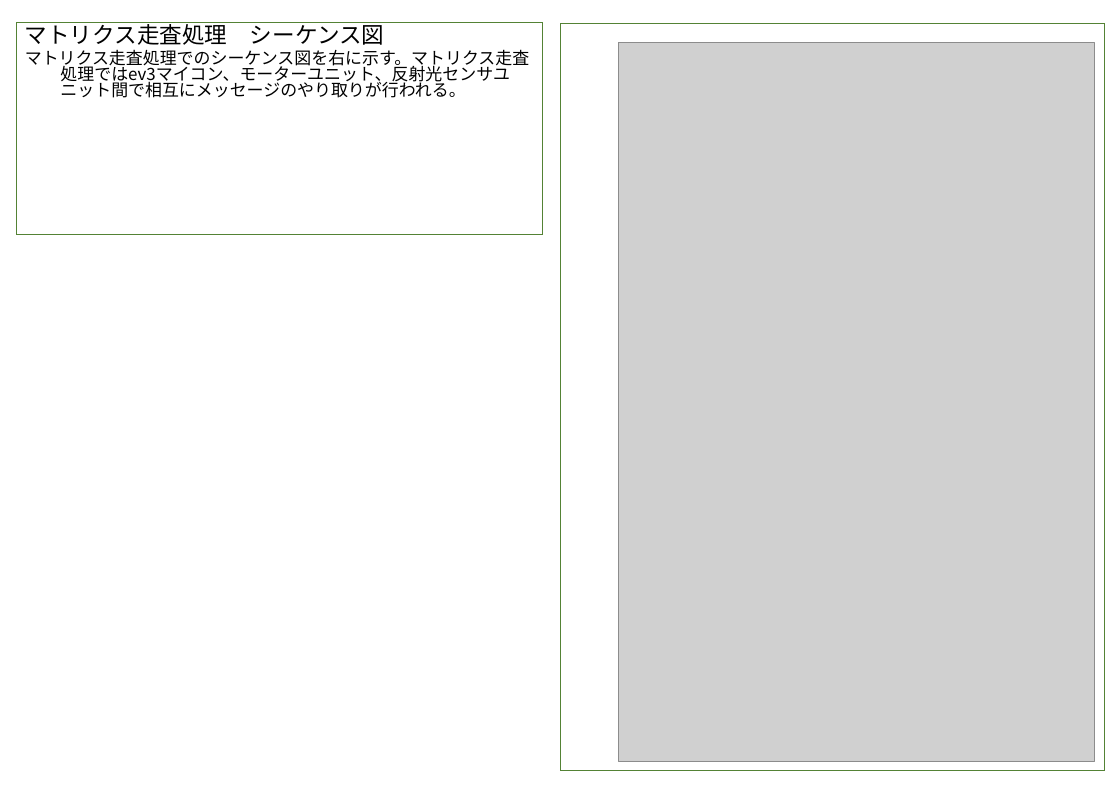
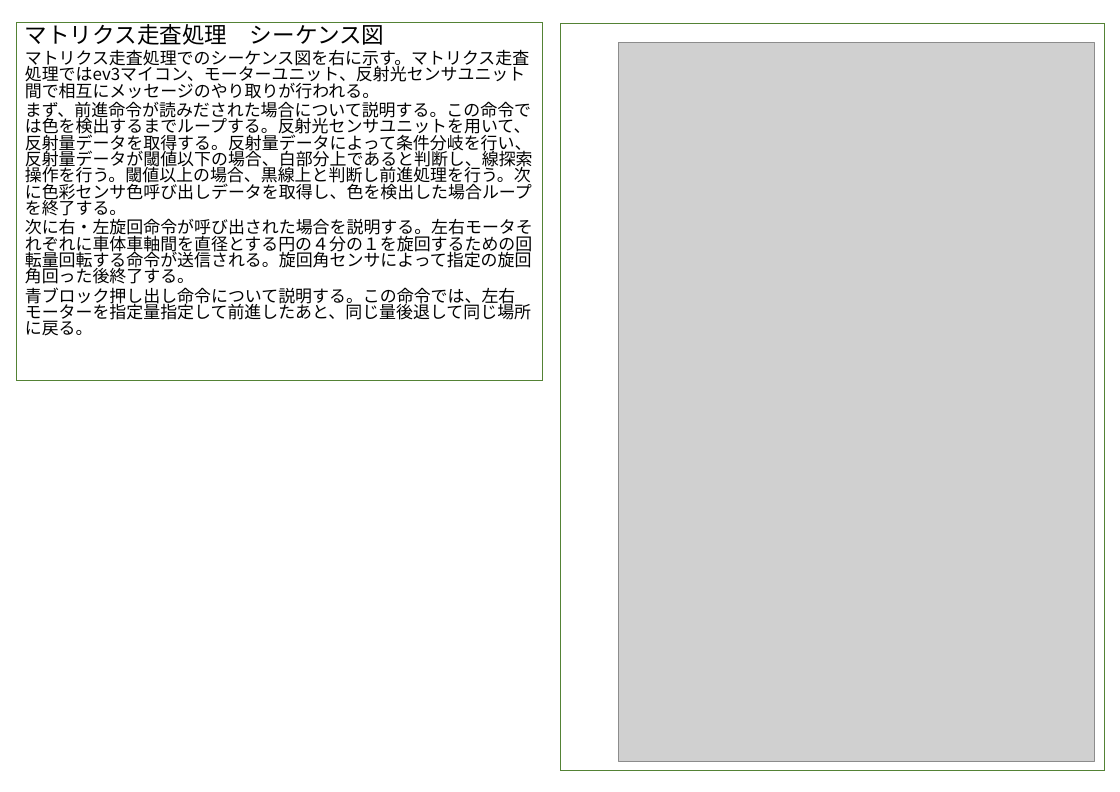
Before and after one commit to SSS-etrobo-2023/master, a slide deck: slide 5 of document/PRI_040_RWKYI.pptx (slide 6 before the commit). Drawn at 1120x792 pixels with LibreOffice and Linux fonts; fonts in the diff are those of the drawing; grey boxes stand for pictures. Boxes give left, top, right and bottom in pixels: in the first picture for what was removed or moved away, otherwise in the second. Text is boxed around its words. In the diff, an @@ line names an element or a change of style, - is before the commit and + after.

Commit message:
モデル図 マージ

```diff
--- a/document/PRI_040_RWKYI.pptx
+++ b/document/PRI_040_RWKYI.pptx
@@ rectangle "マトリクス走査処理 シーケンス図" resized from (x1=16, y1=22, x2=542, y2=234) to (x1=16, y1=22, x2=542, y2=380) @@
@@ text in rectangle at (x1=25, y1=49, x2=529, y2=102): indent changed @@
@@ text in rectangle at (x1=25, y1=101, x2=533, y2=336): paragraphs added @@
+まず、前進命令が読みだされた場合について説明する。この命令では色を検出するまでループする。反射光センサユニットを用いて、反射量データを取得する。反射量データによって条件分岐を行い、反射量データが閾値以下の場合、白部分上であると判断し、線探索操作を行う。閾値以上の場合、黒線上と判断し前進処理を行う。次に色彩センサ色呼び出しデータを取得し、色を検出した場合ループを終了する。
+次に右・左旋回命令が呼び出された場合を説明する。左右モータそれぞれに車体車軸間を直径とする円の４分の１を旋回するための回転量回転する命令が送信される。旋回角センサによって指定の旋回角回った後終了する。
+青ブロック押し出し命令について説明する。この命令では、左右モーターを指定量指定して前進したあと、同じ量後退して同じ場所に戻る。
```
Also in this commit, not shown: 3 other slides changed, 1 slide removed.
